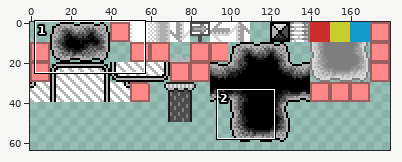
Sprite sheet, stored at map/level1/tileset.png. The picture above shows the old version from afar; the outline marks the close-up.
Close-up. As it was:
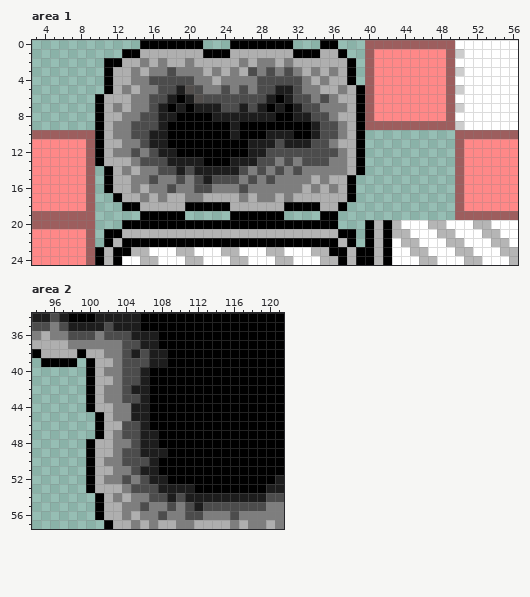
The file is 180x80 pixels. Colours within 5 levels of each other are drawn and written as one. Shown: area 1: x 3..56, y 0..24; area 2: x 94..121, y 34..57. The wide view leaves out empty margins.
After the commit:
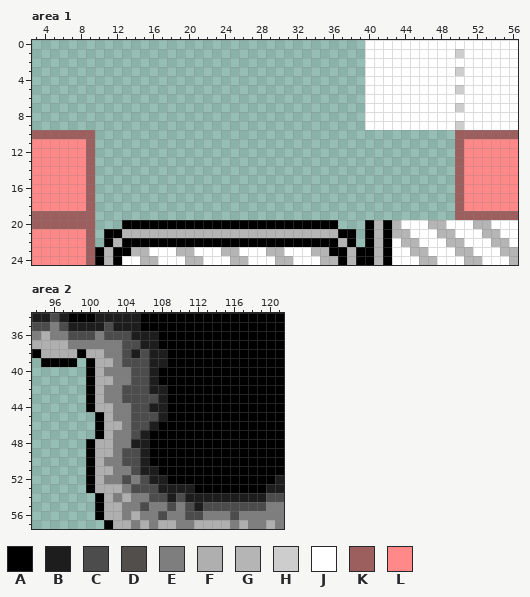
Palette (. is transparent): A #000000  B #1d1d1d  C #4c4c4c  D #524e4c  E #7e7e7e  F #afafaf  G #b5b5b5  H #cdcdcd  J #ffffff  K #9d5e5e  L #ff8888
The edit:
--- area 1
@@ x 3..56 @@
- 0 ............AAAAAAA...AAAAAAA...AA...KKKKKKKKKKJJJJJJJ
- 1 ..........AAFFFFFFFAAAFFFFFFFAAAFFA..KLLLLLLLLKHJJJJJJ
- 2 ........AAFFEFEFFEFFFFFEFEEFEFFFFFFA.KLLLLLLLLKJJJJJJJ
- 3 ........AFFEFEECEEEFEFEFCECECEFEFEFA.KLLLLLLLLKHJJJJJJ
- 4 ........AFFEECCCCCEEFEEEECCCCCEFEFFA.KLLLLLLLLKJJJJJJJ
- 5 ........AFEFEECCBDCEECECECCBBCEEFFEFAKLLLLLLLLKHJJJJJJ
- 6 .......AFFFEECCBABDCCCCCCCBABCCECEFFAKLLLLLLLLKJJJJJJJ
- 7 .......AFEFEECBABABBBCCBCBABABCCEEEFAKLLLLLLLLKHJJJJJJ
- 8 .......AFFEECCBBAAAABBBBBBBAABBCCEFFAKLLLLLLLLKJJJJJJJ
- 9 .......AFEECCCBAAAAAAABAAAAAAAABCCEFAKKKKKKKKKKHJJJJJJ
-10 KKKKKKKAFEECCBBAAAAAAABAAABBBAABCCEFA..........KKKKKKK
-11 LLLLLLKAFFEECBBAAAAAAAAABBBCBBBCCEFFA..........KLLLLLL
-12 LLLLLLKAFEECECBBAAAAAAAABBCCCCCCCCEFA..........KLLLLLL
-13 LLLLLLKAFFFECCCBBBBAAABBBCCECECCCEEFA..........KLLLLLL
-14 LLLLLLK.AFEFEECCBCBBBBBCECECECEEEEEFA..........KLLLLLL
-15 LLLLLLK.AFFEECEECECBCCCECECEEEEFEFFA...........KLLLLLL
-16 LLLLLLK.AFFEFEECEECCEEECEEEEEEFEFEFA...........KLLLLLL
-17 LLLLLLK..AFFEFEFFEEFFFFEFEEFEFFFFFFA...........KLLLLLL
-18 LLLLLLK...AAFFFFFAAAAAFFFFFFAAAAFFA............KLLLLLL
-19 KKKKKKK.....AAAAA.....AAAAAA....AA.............KKKKKKK
+ 0 .....................................JJJJJJJJJJJJJJJJJ
+ 1 .....................................JJJJJJJJJJHJJJJJJ
+ 2 .....................................JJJJJJJJJJJJJJJJJ
+ 3 .....................................JJJJJJJJJJHJJJJJJ
+ 4 .....................................JJJJJJJJJJJJJJJJJ
+ 5 .....................................JJJJJJJJJJHJJJJJJ
+ 6 .....................................JJJJJJJJJJJJJJJJJ
+ 7 .....................................JJJJJJJJJJHJJJJJJ
+ 8 .....................................JJJJJJJJJJJJJJJJJ
+ 9 .....................................JJJJJJJJJJHJJJJJJ
+10 KKKKKKK........................................KKKKKKK
+11 LLLLLLK........................................KLLLLLL
+12 LLLLLLK........................................KLLLLLL
+13 LLLLLLK........................................KLLLLLL
+14 LLLLLLK........................................KLLLLLL
+15 LLLLLLK........................................KLLLLLL
+16 LLLLLLK........................................KLLLLLL
+17 LLLLLLK........................................KLLLLLL
+18 LLLLLLK........................................KLLLLLL
+19 KKKKKKK........................................KKKKKKK
 20 KKKKKKK...AAAAAAAAAAAAAAAAAAAAAAAA...AGAGJJJGGJJJGGJJJ
--- area 2
@@ x 102..110 @@
 39 FECCCBBAA
-40 EECCBAAAA
-41 FECCBAAAA
-42 EECBBAAAA
-43 EECCBAAAA
-44 FEEBBAAAA
-45 FEEBBAAAA
-46 FFCCBAAAA
-47 FECCBBAAA
-48 FEECBBAAA
-49 FECCBBBAA
-50 EECCCBAAA
+40 EEECCBAAA
+41 FEECCBAAA
+42 EECCCBBAA
+43 EECCCCBAA
+44 FEECCBBAA
+45 FEECCCBAA
+46 FFECCBAAA
+47 FEECBAAAA
+48 FEEBBAAAA
+49 FECCBAAAA
+50 EECCBAAAA
 51 FEECBBAAA
Changed places in both close-ups, as pixel boxes (x1, y1, x2, y2):
changed: (95, 40, 455, 220)
changed: (122, 367, 167, 466)
